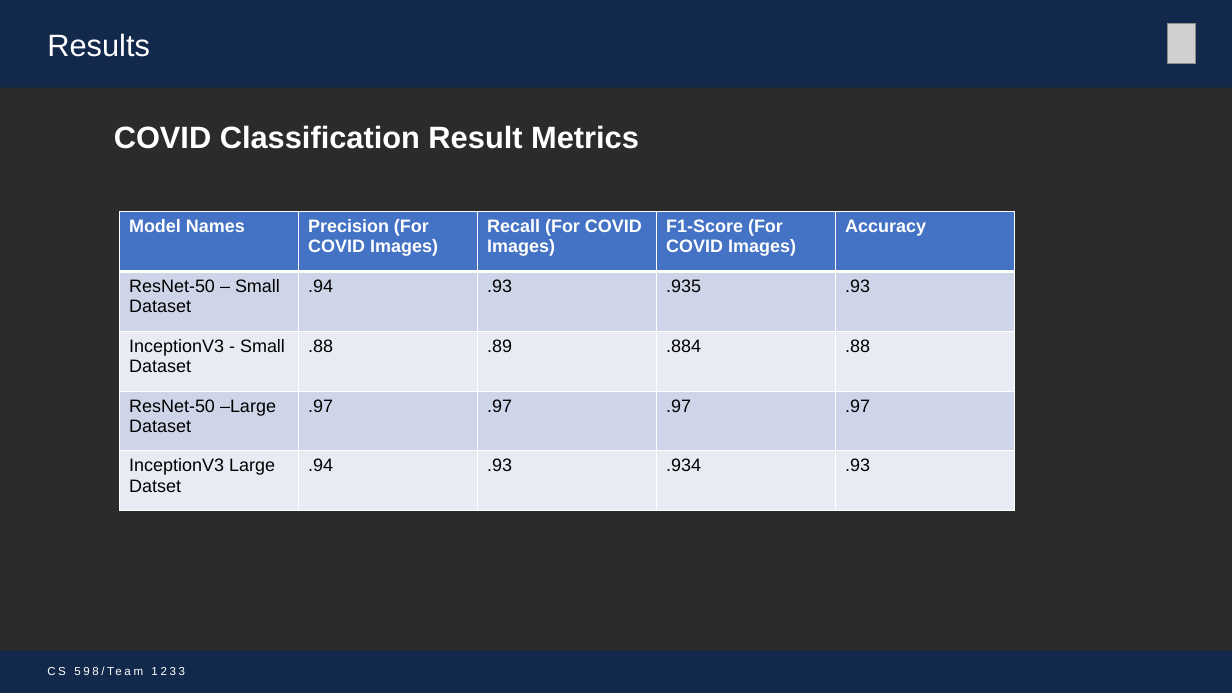
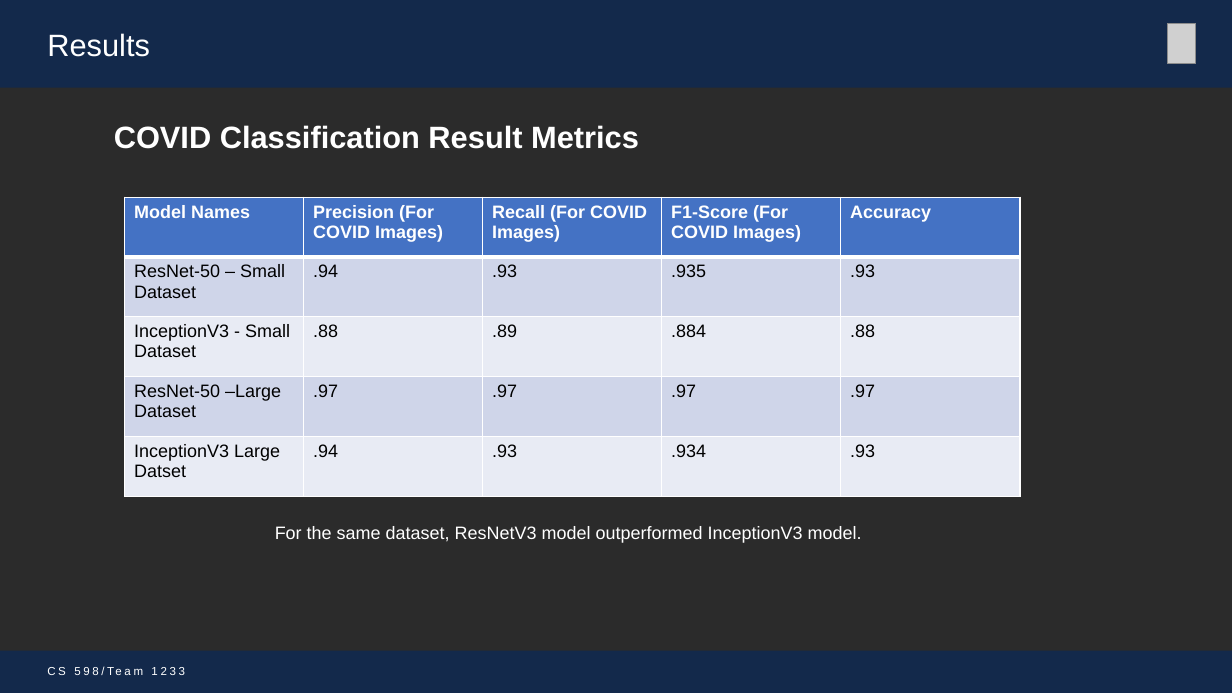
Before and after one commit to mohitbhadauria10/DL-Project, a slide deck: slide 10 of Presentation_Team_1233 _mike.pptx. Drawn at 1232x693 pixels with LibreOffice and Linux fonts; fonts in the diff are those of the drawing; grey boxes stand for pictures; background and template pictures are left out; a plain dark background stands for a picture behind light text. Boxes give left, top, right and bottom in pixels: in the first picture for what was removed or moved away, otherwise in the second. Text is boxed around its words. In the diff, an @@ line names an element or a change of style, - is before the commit and + after.

```diff
--- a/Presentation_Team_1233 _mike.pptx
+++ b/Presentation_Team_1233 _mike.pptx
@@ table: place and size @@
-table at (120, 212, 1017, 511)
+table at (125, 197, 1021, 496)
@@ text added at (275, 526, 862, 543), 14 pt, text #FFFFFF @@
+For the same dataset, ResNetV3 model outperformed InceptionV3 model.
```
Also in this commit, not shown: 5 other slides changed, 1 slide added, 3 other files.
